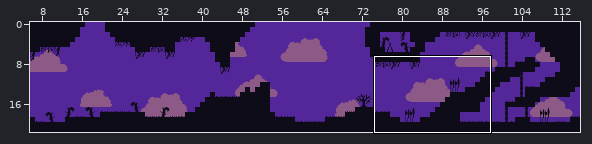
Tiled map, stored at map/map.tmx. Above: a wide view before the commit, with the close-up outlined.
Close-up. Before the commit:
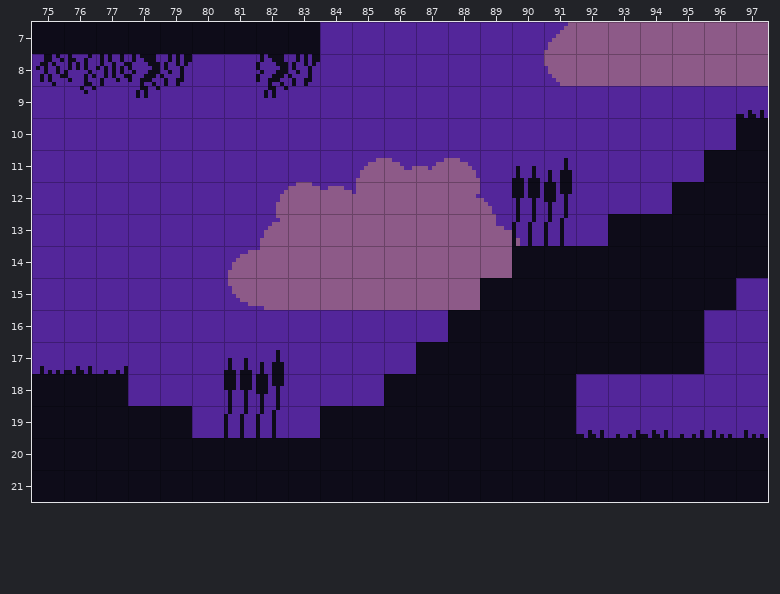
Cells are 8x8 px. Shown: x 75..97, y 7..21. The commit also changed other parts of the map, which this record leaves out.
The result:
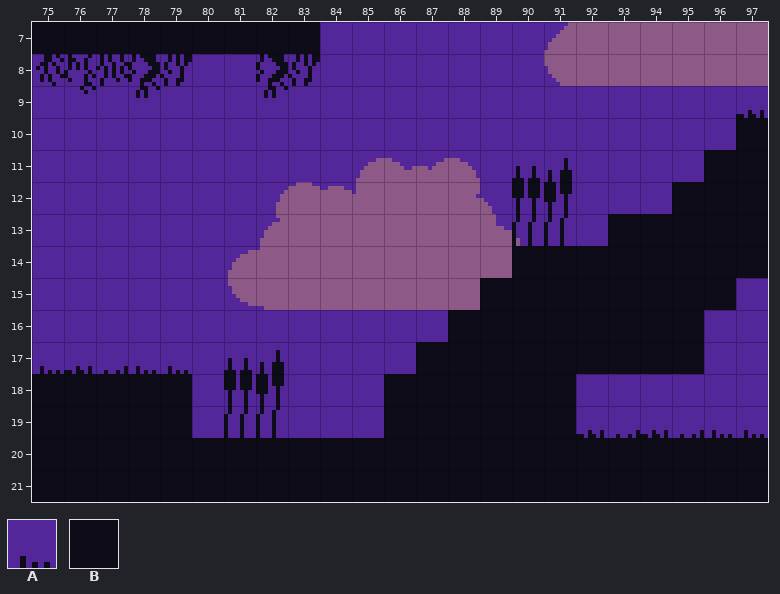
Key: from "background": A 51, B 61 "Collision".
_ is an empty cell.
The edit:
Layer "Background":
The author put tile A in row 17 at x 78 to 79.
The author put tile B in row 18 at x 78 to 79.
The author cleared tile B in row 19 at x 84 to 85.
Changed places in both close-ups, as pixel boxes (x1, y1, x2, y2):
added: (128, 366, 192, 406)
removed: (320, 406, 384, 438)
